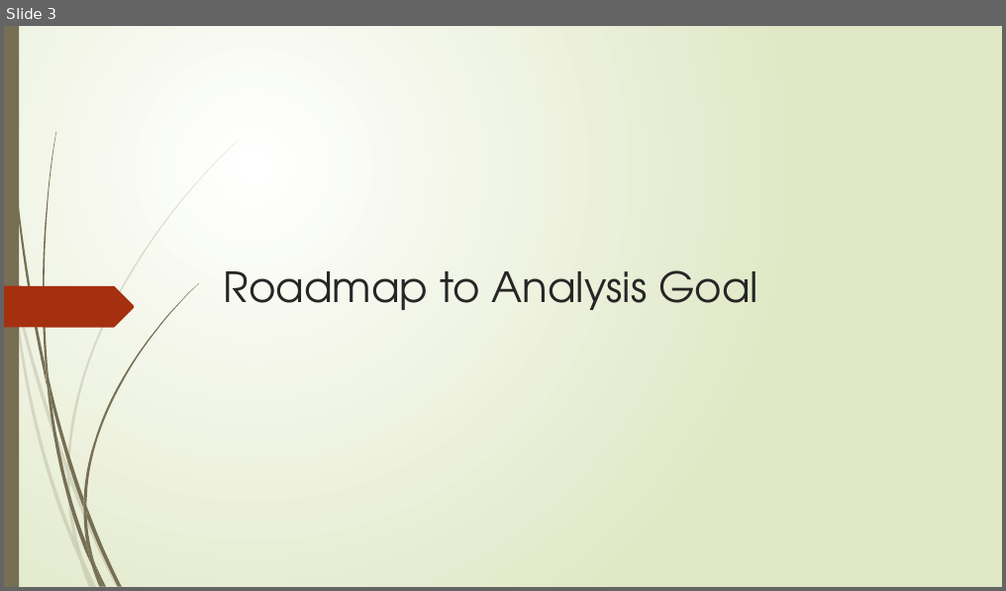
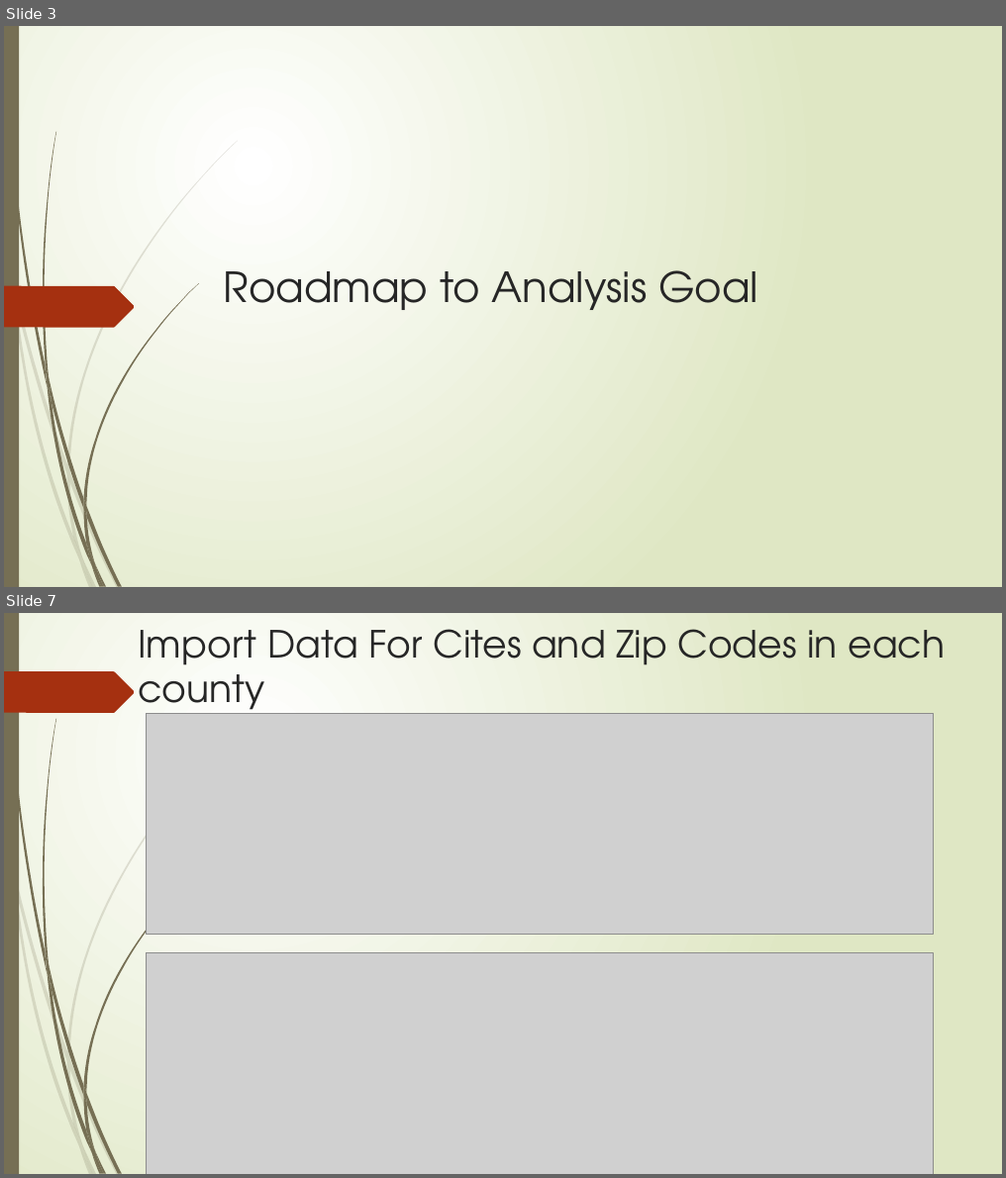
Before and after one commit to ameralbuttma/Coursera_Capstone_12_24_2020, a slide deck: Halal Food Provider in Ohio_USA.pptx. Shown one above the other, each under a label of ours: slide 3 before the commit, slides 3 and 7 after it; the slides between them are not shown. The pictures are 1006x591 and 1006x1178 pixels, drawn with LibreOffice and Linux fonts; fonts in the diff are those of the drawing; grey boxes stand for pictures. Boxes give left, top, right and bottom in pixels: in the first picture for what was removed or moved away, otherwise in the second. Text is boxed around its words. In the diff, an @@ line names an element or a change of style, - is before the commit and + after.

```diff
--- a/Halal Food Provider in Ohio_USA.pptx
+++ b/Halal Food Provider in Ohio_USA.pptx
@@ slide 7 added at bbox=[4, 613, 1002, 1174], background gradient #FFFFFF to #DFE8C4; not listed: 23 template elements that a slide beside it also shows @@
@@ title added at bbox=[138, 629, 944, 720], 36 pt, text #262626 @@
+Import Data For Cites and Zip Codes in each county
@@ freeform shape added at bbox=[4, 671, 135, 713], fill #A53010 @@
@@ picture added at bbox=[147, 713, 934, 934] @@
@@ picture added at bbox=[147, 954, 934, 1174] @@
```
Also in this commit, not shown: 1 slide changed, 16 other slides added, 1 other file.
